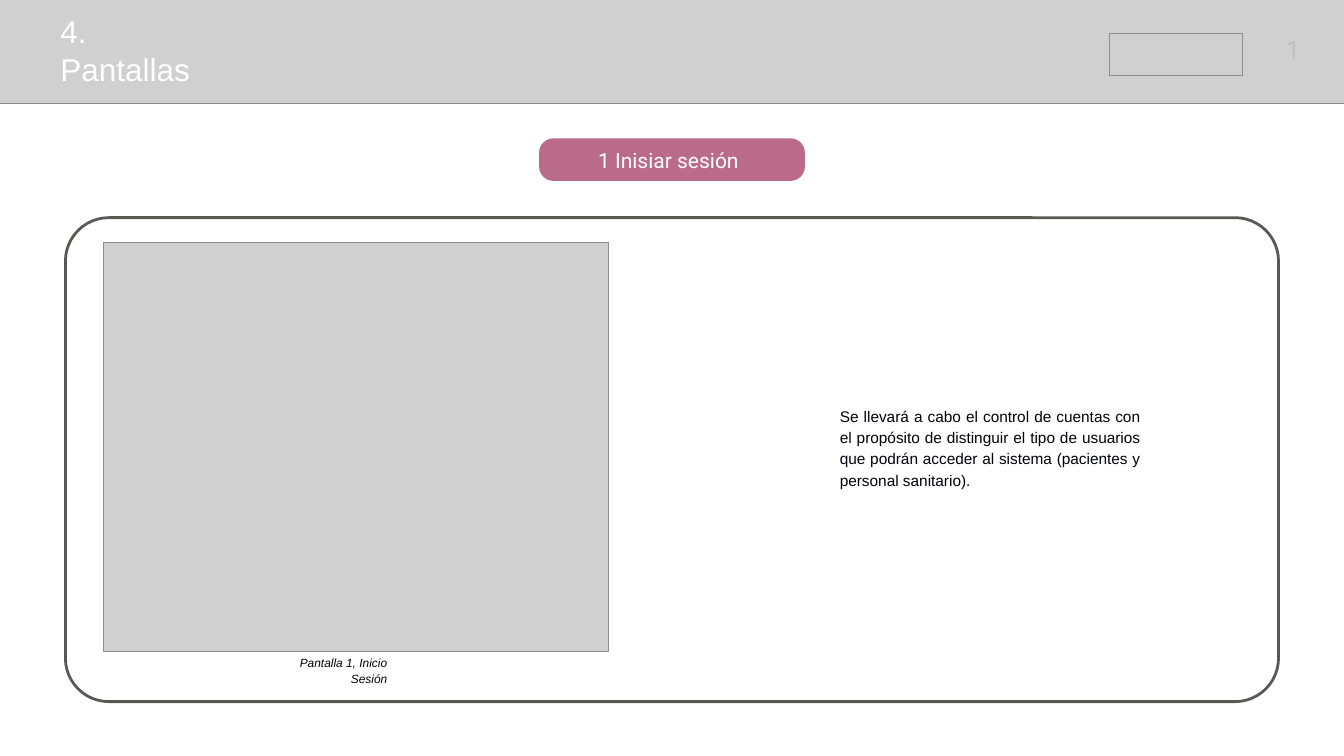
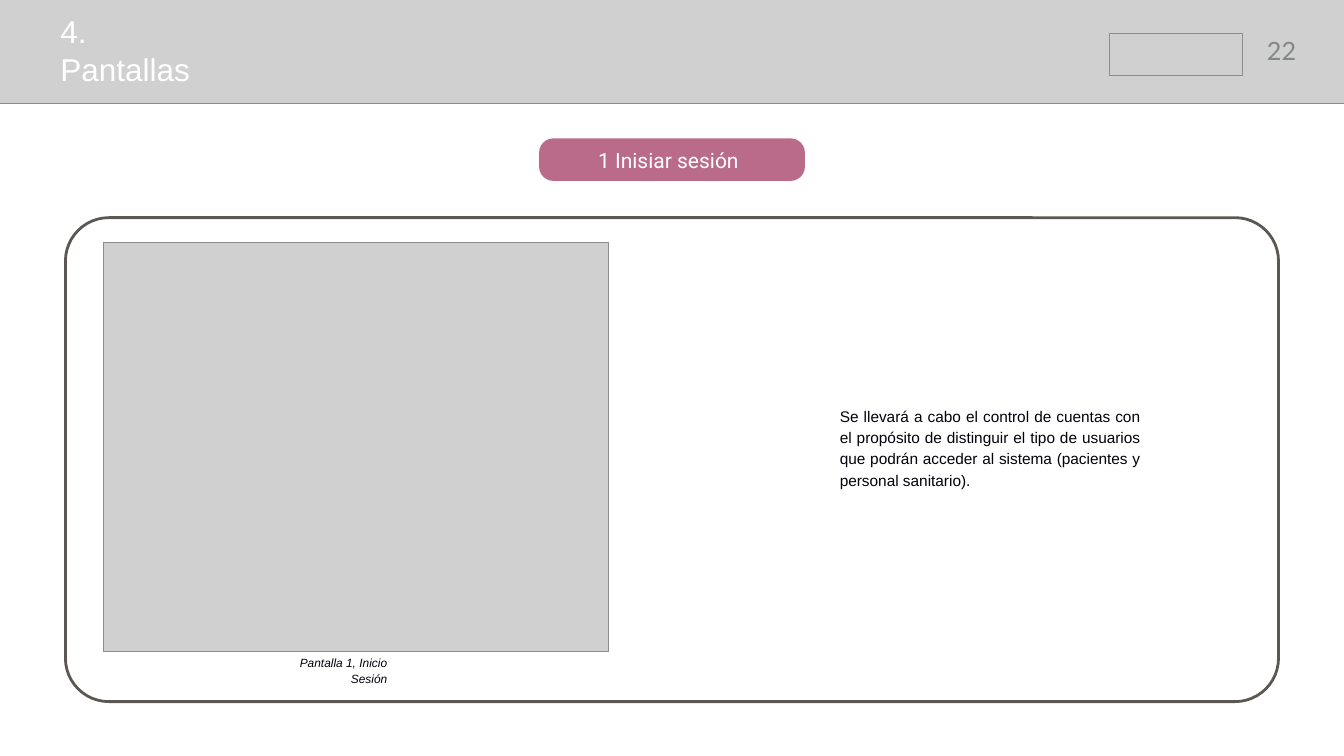
Before and after one commit to samusolo/iDoctor, a slide deck: slide 22 of Plan de proyecto.pptx (slide 20 before the commit). Drawn at 1344x756 pixels with LibreOffice and Linux fonts; fonts in the diff are those of the drawing; grey boxes stand for pictures. Boxes give left, top, right and bottom in pixels: in the first picture for what was removed or moved away, otherwise in the second. Text is boxed around its words. In the diff, an @@ line names an element or a change of style, - is before the commit and + after.

```diff
--- a/Plan de proyecto.pptx
+++ b/Plan de proyecto.pptx
@@ page number added at box(1267, 42, 1296, 60), 36 pt, text #838787 @@
+22
```
Also in this commit, not shown: 19 other slides changed, 2 slides added.
